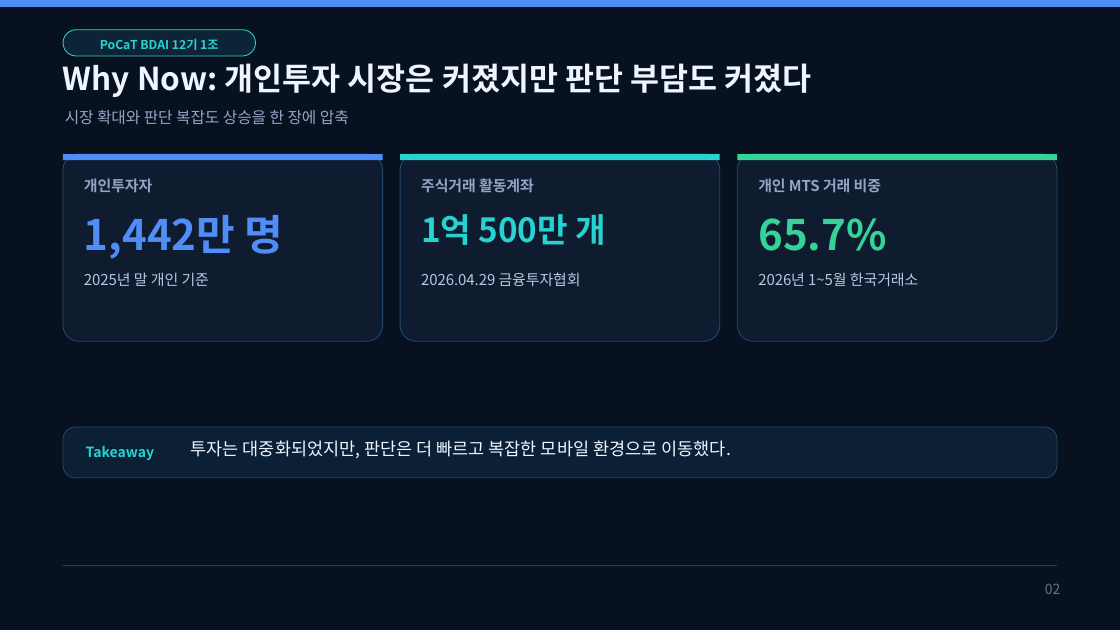
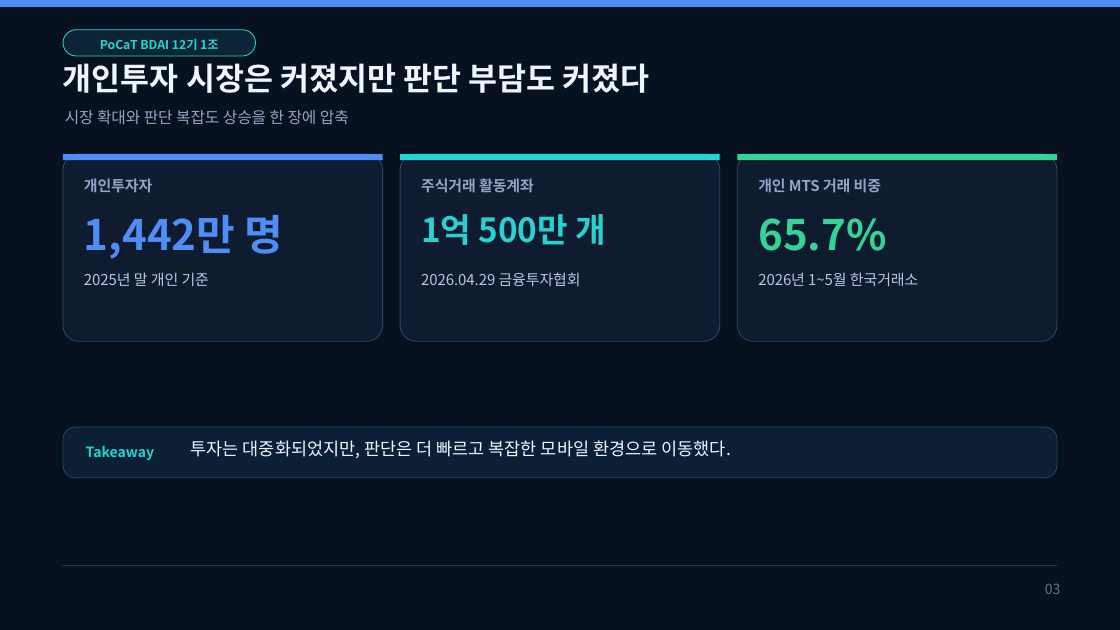
Before and after one commit to mygithub05253/stock-agent, a slide deck: slide 3 of docs/presentation/final_presentation.pptx (slide 2 before the commit). Drawn at 1120x630 pixels with LibreOffice and Linux fonts; fonts in the diff are those of the drawing. Boxes give left, top, right and bottom in pixels: in the first picture for what was removed or moved away, otherwise in the second. Text is boxed around its words. In the diff, an @@ line names an element or a change of style, - is before the commit and + after.

```diff
--- a/docs/presentation/final_presentation.pptx
+++ b/docs/presentation/final_presentation.pptx
@@ text at (x1=63, y1=63, x2=650, y2=93): text changed @@
-Why Now: 개인투자 시장은 커졌지만 판단 부담도 커졌다
+개인투자 시장은 커졌지만 판단 부담도 커졌다
@@ text at (x1=1045, y1=584, x2=1061, y2=594): text changed @@
-02
+03
```
Also in this commit, not shown: 8 other slides changed, 7 slides added, 2 slides removed, 6 other files.
